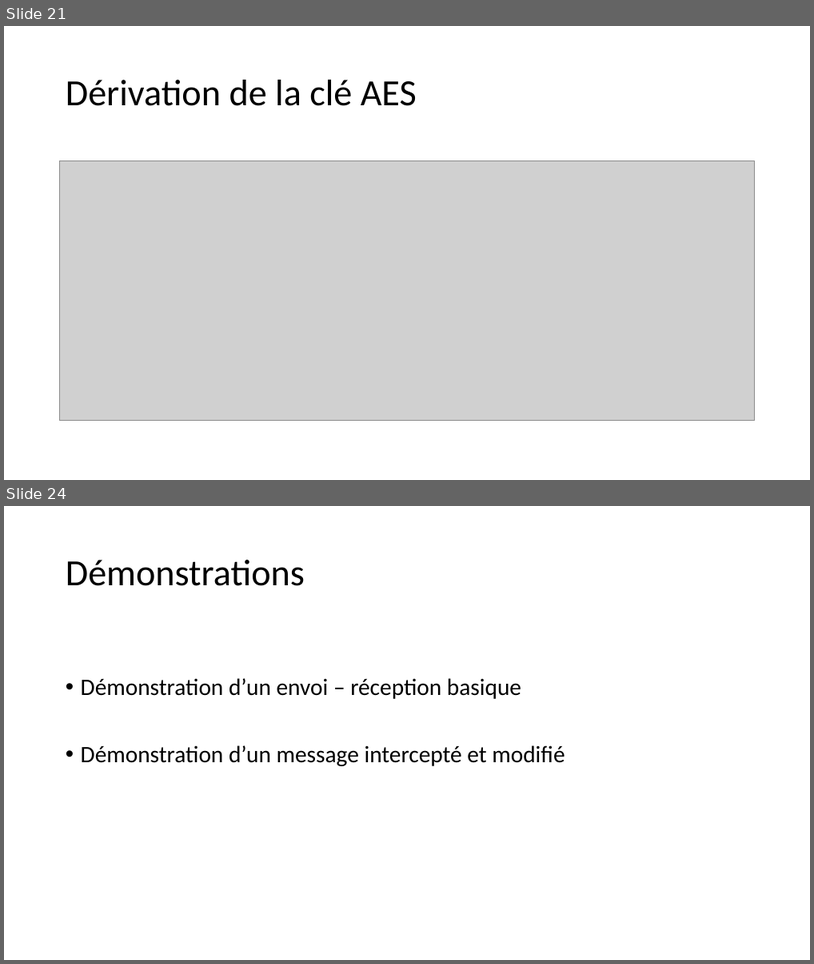
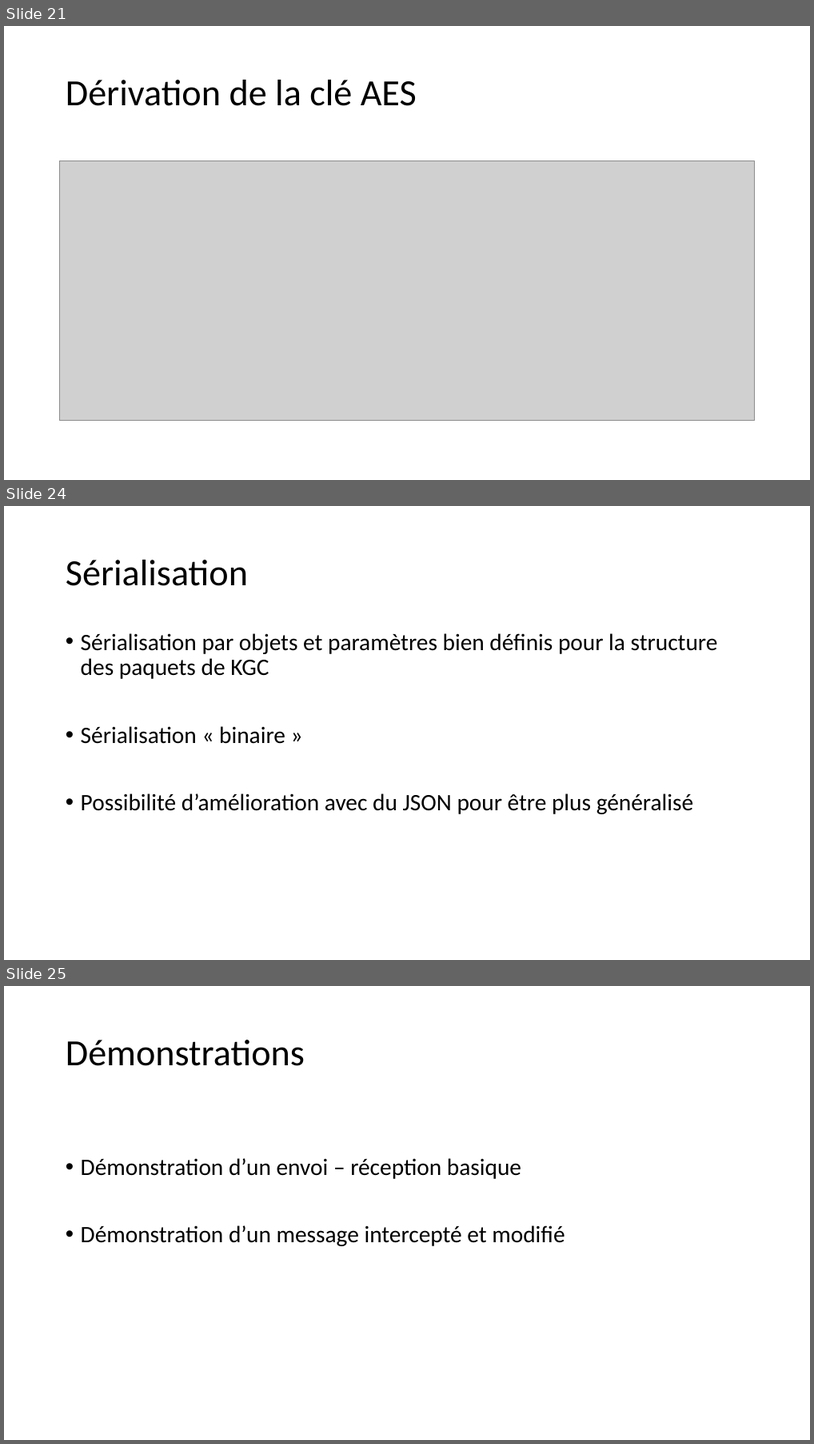
Before and after one commit to mbonjour/TB_Bonjour, a slide deck: Presentation/Presentation_TB_Mickael_Bonjour.pptx. Shown one above the other, each under a label of ours: slides 21 and 24 before the commit, slides 21, 24 and 25 after it; the slides between them are not shown. The pictures are 814x964 and 814x1444 pixels, drawn with LibreOffice and Linux fonts; fonts in the diff are those of the drawing; grey boxes stand for pictures; background and template pictures are left out. Boxes give left, top, right and bottom in pixels: in the first picture for what was removed or moved away, otherwise in the second. Text is boxed around its words. In the diff, an @@ line names an element or a change of style, - is before the commit and + after.

```diff
--- a/Presentation/Presentation_TB_Mickael_Bonjour.pptx
+++ b/Presentation/Presentation_TB_Mickael_Bonjour.pptx
@@ slide 24 added at (x1=4, y1=506, x2=810, y2=960), background #FFFFFF @@
@@ title added at (x1=66, y1=560, x2=248, y2=586), 44 pt, text #000000 @@
+Sérialisation
@@ text added at (x1=81, y1=633, x2=718, y2=814), 28 pt, text #000000 @@
+• Sérialisation par objets et paramètres bien définis pour la structure des paquets de KGC
+• Sérialisation « binaire »
+• Possibilité d’amélioration avec du JSON pour être plus généralisé
@@ what was slide 24 is now slide 25 @@
```
Also in this commit, not shown: 17 slides changed, 4 other slides added, 1 slide removed.
